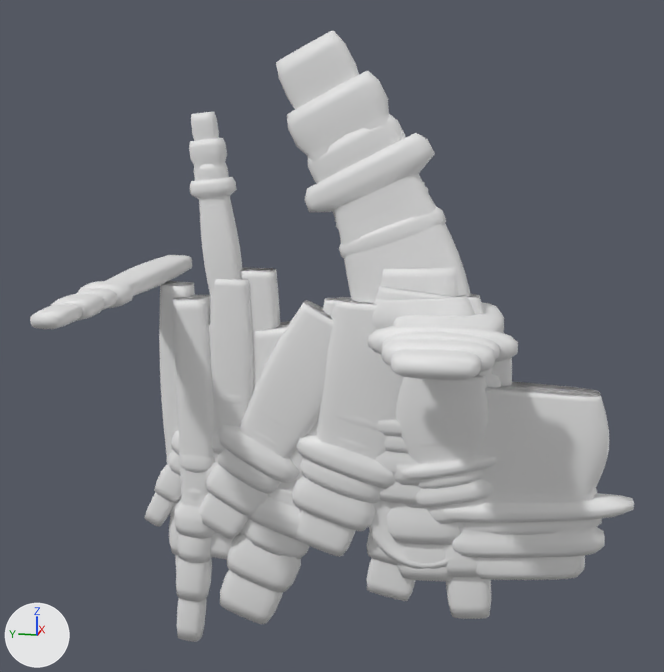
An edit to the glTF model public/models/src/comic/mags.glb, drawn before and after from the same camera.
One viewpoint serves both versions: a camera (50 mm lens) standing at (-2.77, -0.62, 0.73) and looking at (-0.17, -0.1, 0.08). The axes (+X, +Y, +Z) are drawn at lower left. The lights are the same throughout. The first picture is the older version.

Names of what the first picture shows: 'cmag_fusil_13_1', 'cmag_fusil_13_2', 'cmag_fusil_13_3', 'cmag_fusil_13_4', 'cmag_fusil_13_5', 'cmag_fusil_13_6', 'cmag_fusil_5_4', 'cmag_lmg_2_2', 'cmag_lmg_2_3', 'cmag_lmg_2_4', 'cmag_lmg_2_6', 'cmag_sniper_1_4', 'cmag_sniper_2_2', 'cmag_sniper_2_4', 'cmag_subfusil_7_4', 'cmag_subfusil_9_4', 'pdrum' and 79 more.
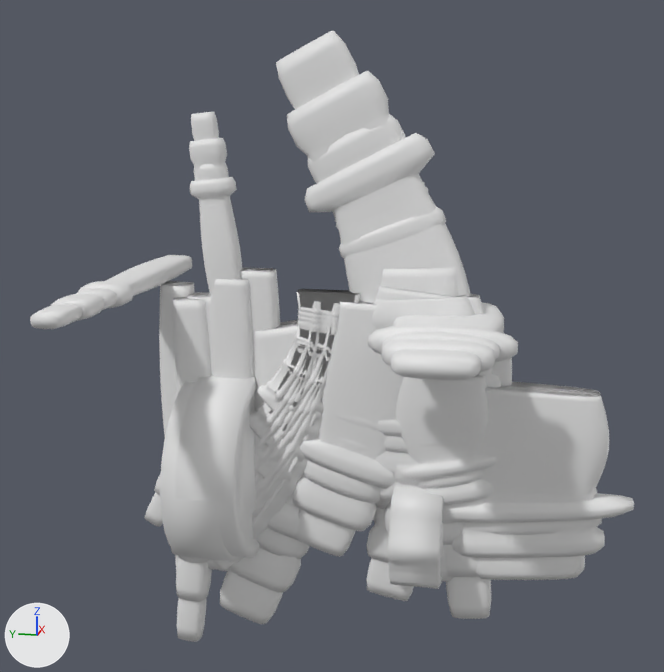
Location of each change, [x1, y1, x2, y2] in pixels of the pictures (664 x 672 px):
'cdrum_subfusil_8_2', added
    after: [176, 376, 259, 558]
'cmag_fusil_13_4', reshaped (13% wider, 47% taller)
    before: [240, 300, 334, 458]
    after: [252, 289, 358, 521]
'pdrum', reshaped
    before: [369, 500, 456, 569]
    after: [388, 486, 444, 589]
'cdrum_subfusil_13_2', added
    after: [160, 382, 243, 562]
'cmag_fusil_13_2', reshaped (13% narrower)
    before: [206, 302, 331, 517]
    after: [252, 289, 360, 516]
'cmag_fusil_13_3', reshaped
    before: [218, 303, 324, 483]
    after: [254, 293, 355, 479]
'cmag_fusil_13_5', reshaped
    before: [218, 301, 331, 494]
    after: [249, 293, 355, 459]
'cmag_fusil_13_6', reshaped
    before: [199, 300, 332, 540]
    after: [213, 289, 359, 571]
'cmag_fusil_13_1', reshaped (mostly hidden before)
    before: [249, 401, 292, 431]
    after: [257, 293, 355, 430]
part 7 of me_pdrum, added
    after: [388, 486, 444, 589]
part 8 of me_pdrum, reshaped
    before: [369, 500, 456, 569]
'cmag_pistol_3_2', unchanged, covered by the edit
    before: [387, 268, 460, 545]
    after: [384, 268, 460, 545]

Patch to the scene script:
```diff
--- a/public/models/src/comic/mags.glb.py
+++ b/public/models/src/comic/mags.glb.py
@@ me_cmag_fusil_13_1 @@
-me_cmag_fusil_13_1.from_pydata(...)  # 396 vertices, 788 faces; spans x -0.079..-0.011, y -0.174..0.191, z -0.296..0.152
+me_cmag_fusil_13_1.from_pydata(...)  # 598 vertices, 1192 faces; spans x -0.085..-0.004, y -0.171..0.162, z -0.27..0.185
+# me_cmag_fusil_13_1 part 1: 396 vertices removed from x -0.079..-0.011, y -0.174..0.191, z -0.296..0.152; 598 vertices added at x -0.085..-0.004, y -0.171..0.162, z -0.27..0.185
 me_cmag_fusil_13_1.materials.append(mat_body)
@@ me_cmag_fusil_13_2 @@
-me_cmag_fusil_13_2.from_pydata(...)  # 450 vertices, 896 faces; spans x -0.078..-0.011, y -0.174..0.346, z -0.583..0.152
+me_cmag_fusil_13_2.from_pydata(...)  # 1014 vertices, 2024 faces; spans x -0.085..-0.004, y -0.171..0.294, z -0.572..0.185
+# me_cmag_fusil_13_2 part 2: 450 vertices removed from x -0.078..-0.011, y -0.174..0.346, z -0.583..0.152; 1014 vertices added at x -0.085..-0.004, y -0.171..0.294, z -0.572..0.185
 me_cmag_fusil_13_2.materials.append(mat_body)
@@ me_cmag_fusil_13_3 @@
-me_cmag_fusil_13_3.from_pydata(...)  # 342 vertices, 680 faces; spans x -0.088..-0.001, y -0.174..0.297, z -0.453..0.152
+me_cmag_fusil_13_3.from_pydata(...)  # 806 vertices, 1608 faces; spans x -0.085..-0.004, y -0.171..0.242, z -0.453..0.185
+# me_cmag_fusil_13_3 part 3: 342 vertices removed from x -0.088..-0.001, y -0.174..0.297, z -0.453..0.152; 806 vertices added at x -0.085..-0.004, y -0.171..0.242, z -0.453..0.185
 me_cmag_fusil_13_3.materials.append(mat_body)
@@ me_cmag_fusil_13_4 @@
-me_cmag_fusil_13_4.from_pydata(...)  # 342 vertices, 680 faces; spans x -0.082..-0.008, y -0.175..0.26, z -0.433..0.152
+me_cmag_fusil_13_4.from_pydata(...)  # 1118 vertices, 2232 faces; spans x -0.081..-0.008, y -0.171..0.325, z -0.653..0.185
+# me_cmag_fusil_13_4 part 4: 342 vertices removed from x -0.082..-0.008, y -0.175..0.26, z -0.433..0.152; 1118 vertices added at x -0.081..-0.008, y -0.171..0.325, z -0.653..0.185
 me_cmag_fusil_13_4.materials.append(mat_body)
@@ me_cmag_fusil_13_5 @@
-me_cmag_fusil_13_5.from_pydata(...)  # 666 vertices, 1328 faces; spans x -0.08..-0.009, y -0.174..0.302, z -0.497..0.152
+me_cmag_fusil_13_5.from_pydata(...)  # 702 vertices, 1400 faces; spans x -0.085..-0.004, y -0.171..0.204, z -0.367..0.185
+# me_cmag_fusil_13_5 part 5: 666 vertices removed from x -0.08..-0.009, y -0.174..0.302, z -0.497..0.152; 702 vertices added at x -0.085..-0.004, y -0.171..0.204, z -0.367..0.185
 me_cmag_fusil_13_5.materials.append(mat_body)
@@ me_cmag_fusil_13_6 @@
-me_cmag_fusil_13_6.from_pydata(...)  # 396 vertices, 788 faces; spans x -0.077..-0.013, y -0.174..0.381, z -0.67..0.152
+me_cmag_fusil_13_6.from_pydata(...)  # 1222 vertices, 2440 faces; spans x -0.08..-0.01, y -0.171..0.38, z -0.784..0.185
+# me_cmag_fusil_13_6 part 6: 396 vertices removed from x -0.077..-0.013, y -0.174..0.381, z -0.67..0.152; 1222 vertices added at x -0.08..-0.01, y -0.171..0.38, z -0.784..0.185
 me_cmag_fusil_13_6.materials.append(mat_body)
@@ me_pdrum @@
-me_pdrum.from_pydata(...)  # 336 vertices, 664 faces; spans x -0.058..0.06, y -0.555..-0.193, z -0.714..0.169
+me_pdrum.from_pydata(...)  # 952 vertices, 1896 faces; spans x -0.193..0.195, y -0.449..-0.225, z -0.783..0.169
+# me_pdrum part 7: a new loose piece of 898 vertices spanning x -0.193..0.195, y -0.449..-0.273, z -0.783..-0.394, in mat_body (white #e7e7e7)
+# me_pdrum part 8: 318 vertices removed from x -0.058..0.06, y -0.555..-0.193, z -0.714..-0.352; 36 vertices added at x -0.043..0.045, y -0.433..-0.257, z -0.589..-0.3
 me_pdrum.materials.append(mat_body)
@@ ob_cdrum_subfusil_13_2 @@
+ob_cdrum_subfusil_13_2 = bpy.data.objects.new('cdrum_subfusil_13_2', me_cdrum_subfusil_13_2)  # 568 vertices, 1128 faces; spans x -0.31..0.31, y 0.209..0.416, z -0.74..0.15; in mat_body (white #e7e7e7)
+ob_cdrum_subfusil_13_2.location = (0.0, 0.0, 0.0)
@@ ob_cdrum_subfusil_8_2 @@
+ob_cdrum_subfusil_8_2 = bpy.data.objects.new('cdrum_subfusil_8_2', me_cdrum_subfusil_8_2)  # 568 vertices, 1128 faces; spans x -0.31..0.31, y 0.159..0.366, z -0.72..0.151; in mat_body (white #e7e7e7)
+ob_cdrum_subfusil_8_2.location = (0.0, 0.0, 0.0)
```
